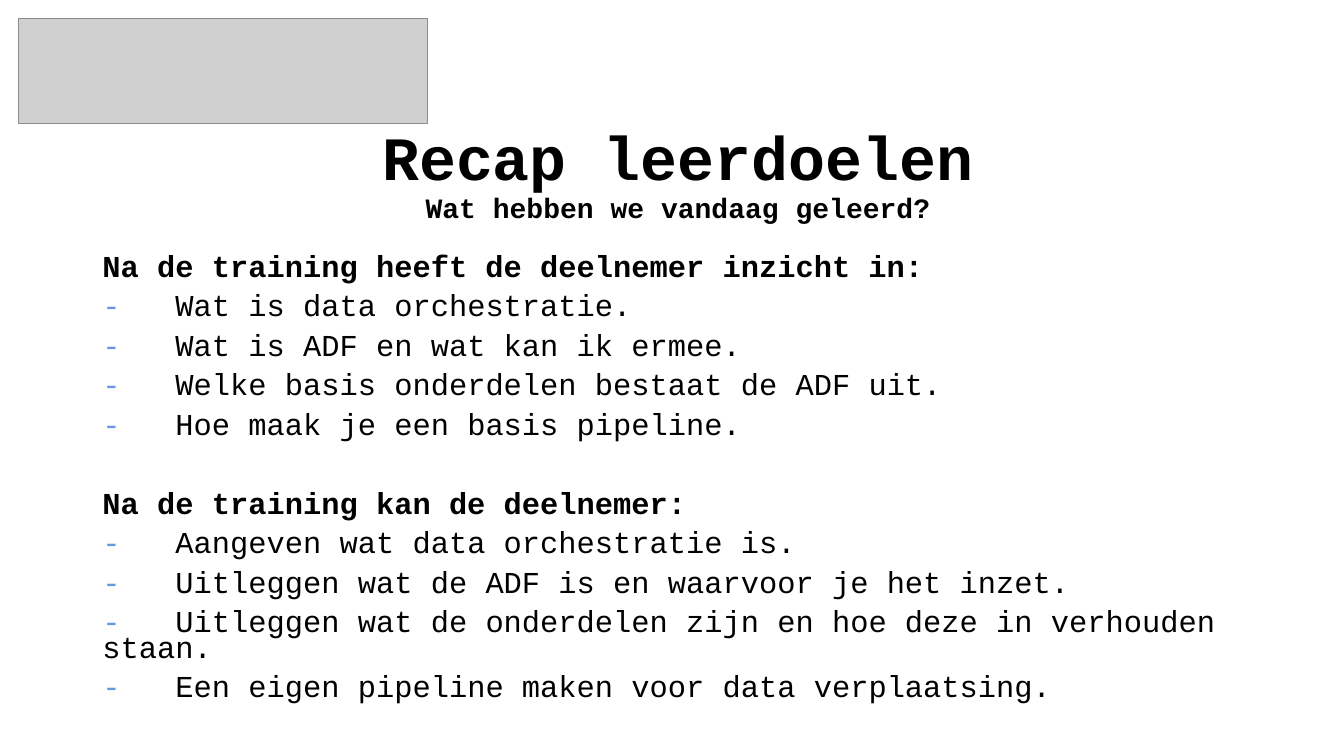
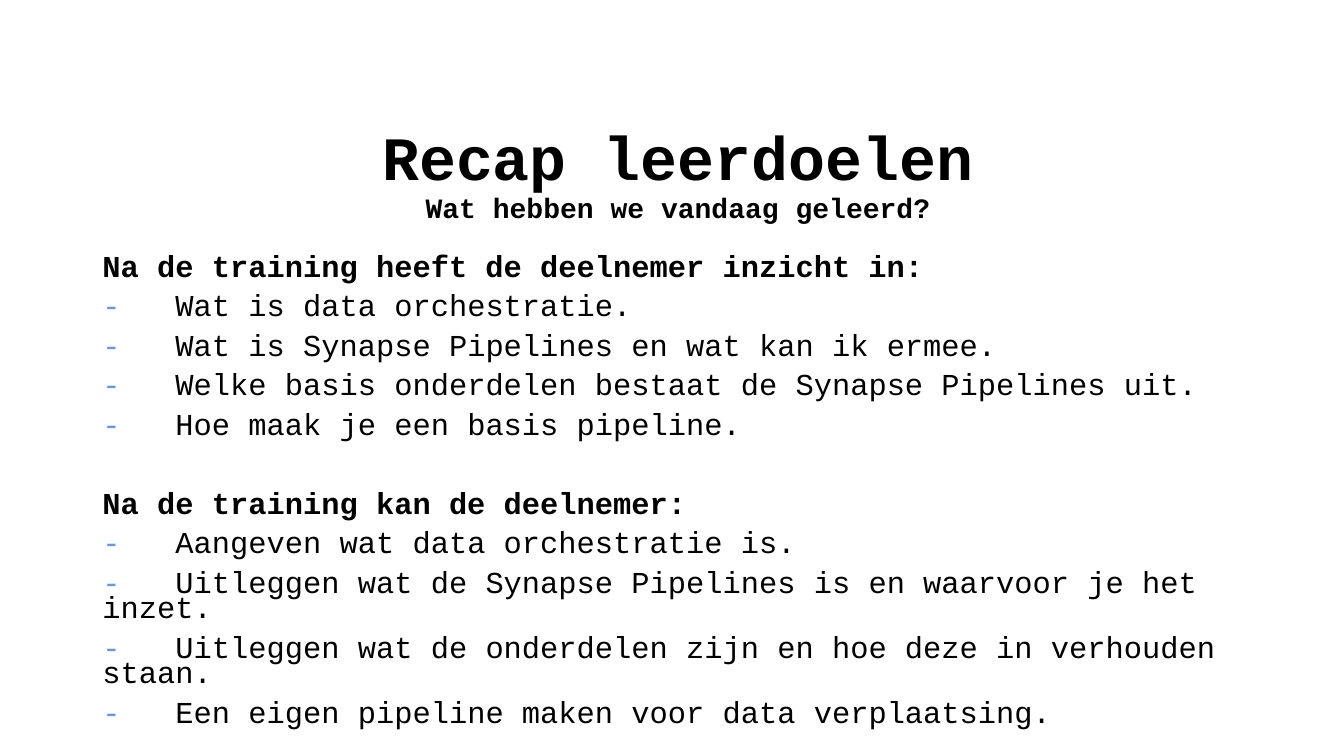
Before and after one commit to wortell-smart-learning/Synapse-Pipelines-Training, a slide deck: slide 36 of Slides/Azure Data Factory Fundamentals Dag 1.pptx (slide 37 before the commit). Drawn at 1344x756 pixels with LibreOffice and Linux fonts; fonts in the diff are those of the drawing; grey boxes stand for pictures; background and template pictures are left out. Boxes give left, top, right and bottom in pixels: in the first picture for what was removed or moved away, otherwise in the second. Text is boxed around its words. In the diff, an @@ line names an element or a change of style, - is before the commit and + after.

```diff
--- a/Slides/Azure Data Factory Fundamentals Dag 1.pptx
+++ b/Slides/Azure Data Factory Fundamentals Dag 1.pptx
@@ picture removed at box(19, 19, 427, 124) @@
@@ text at box(175, 334, 1197, 402): text changed @@
-- Wat is ADF en wat kan ik ermee.
-- Welke basis onderdelen bestaat de ADF uit.
+- Wat is Synapse Pipelines en wat kan ik ermee.
+- Welke basis onderdelen bestaat de Synapse Pipelines uit.
@@ text at box(102, 571, 1197, 619): text changed @@
-- Uitleggen wat de ADF is en waarvoor je het inzet.
+- Uitleggen wat de Synapse Pipelines is en waarvoor je het inzet.
```
Also in this commit, not shown: 36 other slides changed, 1 slide removed, 22 other files.
